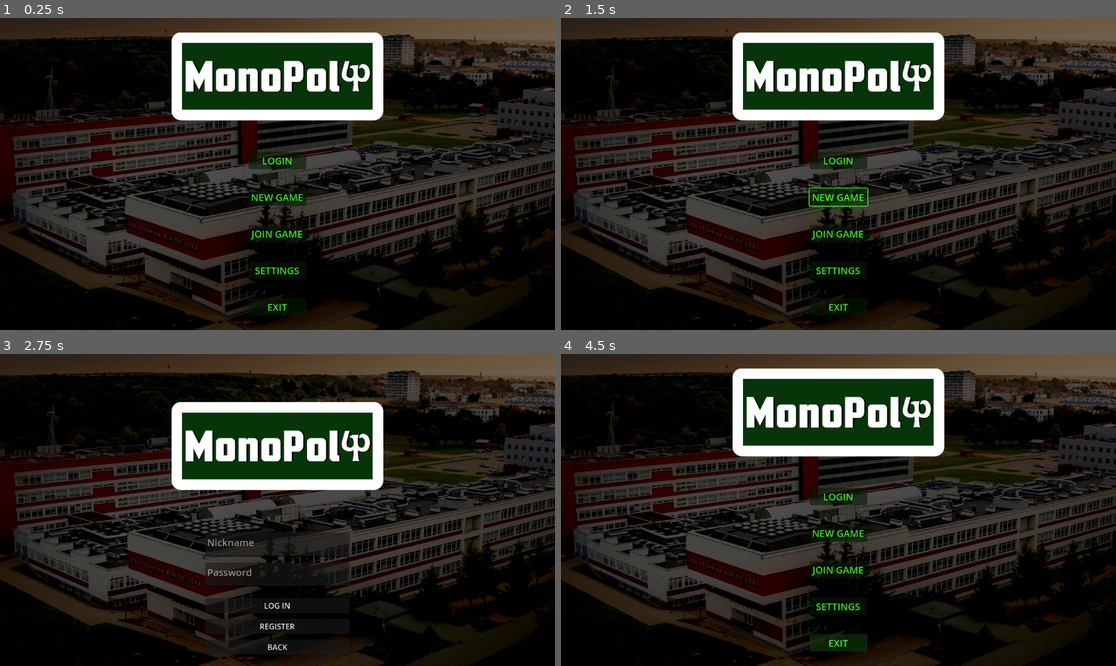
Above: before the commit, frames 1-4 (two rows, left to right).
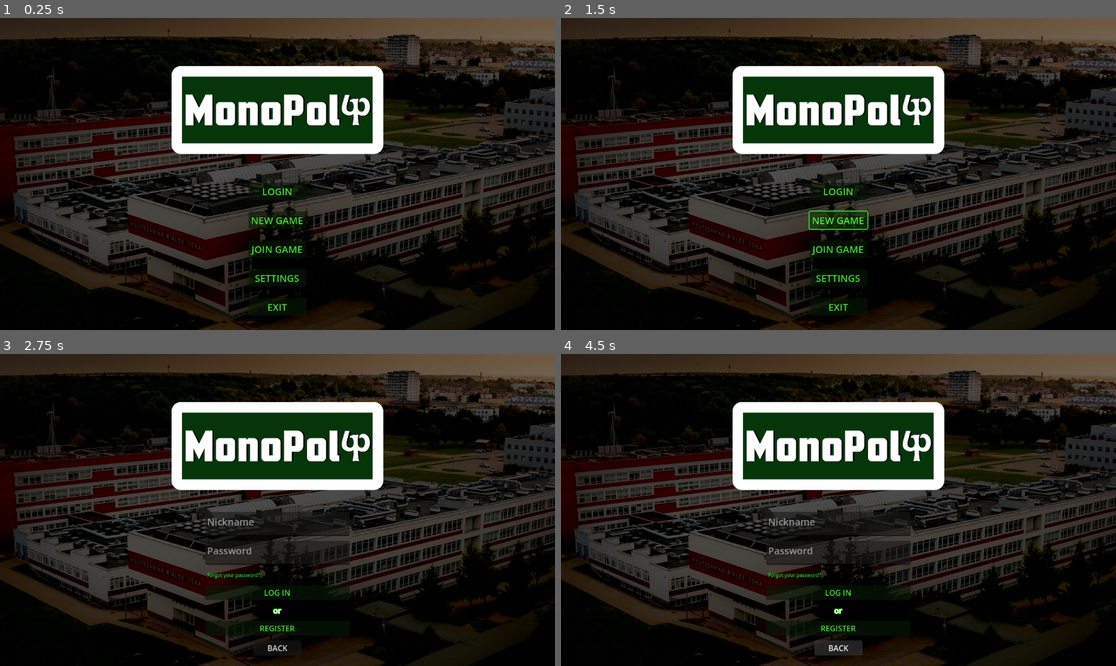
Above: after the commit, the same moments.

Repository: JakubKazimiruk46/Polyboard
Game: Godot game, scene res://scenes/main.menu/main_menu.tscn
Two runs of this game, one before a commit and one after it. Both use one fixed random seed, a clock stepped at 60 frames per second and the inputs below.
Inputs (mouse positions are in pixels of both pictures, inside the frame that each line leads up to):
- Up to frame 1 (0.25 s): no input
- Up to frame 2 (1.5 s): click "NEW GAME" at 0.5 s; click "NEW GAME" at 1.25 s
- Up to frame 3 (2.75 s): click "LOGIN" at 2 s
- Up to frame 4 (4.5 s): click (794, 575) at 2.75 s, where only the run after the commit has a clickable "Forgot your password?"; click "REGISTER" at 3.5 s; click "BACK" at 4.25 s

The runs differ from the first frame. In frame 1, 24% of the frame differs, in the area x 0-100%, y 3-100%; in frame 2, 24%; in frame 3, 1.5%; in frame 4, 25%.
Error after the commit: Invalid call. Nonexistent function 'connect' in base 'bool'. (res://scenes/new.game/new_game.gd:8)

Commit message:
Dodanie muzyki w tle, poprawienie ekranu logowania, utworzenie ekranu rejestracji, rozpoczęcie pracy nad ekranem tworzenia nowej gry

Diff:
--- a/polyboard.client/project.godot
+++ b/polyboard.client/project.godot
@@ -15,6 +15,10 @@
 config/features=PackedStringArray("4.3", "Mobile")
 config/icon="res://icon.svg"
 
+[autoload]
+
+BackgroundMusic="*res://scenes/background_music.tscn"
+
 [dotnet]
 
 project/assembly_name="PolyBoard.Client"
--- /dev/null
+++ b/polyboard.client/scenes/background_music.tscn
@@ -0,0 +1,8 @@
+[gd_scene load_steps=2 format=3 uid="uid://cdblp5vjuy7um"]
+
+[ext_resource type="AudioStream" uid="uid://bmuxfin1icol1" path="res://assets/Music/background_music.mp3" id="1_13cxp"]
+
+[node name="AudioStreamPlayer" type="AudioStreamPlayer"]
+stream = ExtResource("1_13cxp")
+volume_db = -57.327
+autoplay = true
--- a/polyboard.client/scenes/login/login.gd
+++ b/polyboard.client/scenes/login/login.gd
@@ -2,13 +2,30 @@
 extends Control
 
 @onready var back_button = $MarginContainer/HBoxContainer/VBoxContainer/back_button as Button
+@onready var register_button = $MarginContainer/HBoxContainer/VBoxContainer/register_button as Button
+@onready var register_menu = $register as Register
+@onready var margin_container = $MarginContainer as MarginContainer
 
 signal exit_login_menu
 
 func _ready():
-	back_button.button_down.connect(on_back_button_pressed)
+	handle_connecting_signals()
 	set_process(false)
+
+func on_register_pressed() -> void:
+	margin_container.visible = false
+	register_menu.set_process(true)
+	register_menu.visible = true
+
+func on_exit_register_menu() -> void:
+	margin_container.visible = true
+	register_menu.visible = false
 
 func on_back_button_pressed() -> void:
 	exit_login_menu.emit()
 	set_process(false)
+
+func handle_connecting_signals() -> void:
+	register_button.button_down.connect(on_register_pressed)
+	back_button.button_down.connect(on_back_button_pressed)
+	register_menu.exit_register_menu.connect(on_exit_register_menu)
--- a/polyboard.client/scenes/login/login.tscn
+++ b/polyboard.client/scenes/login/login.tscn
@@ -1,8 +1,13 @@
-[gd_scene load_steps=4 format=3 uid="uid://oysiwns4yqyq"]
+[gd_scene load_steps=6 format=3 uid="uid://oysiwns4yqyq"]
 
 [ext_resource type="Texture2D" uid="uid://e56daf0rtn6l" path="res://assets/images/background.jpg" id="1_03hre"]
 [ext_resource type="Script" path="res://scenes/login/login.gd" id="1_coxyq"]
 [ext_resource type="Texture2D" uid="uid://dw4jaa57o58m5" path="res://assets/images/logo.png" id="2_dck8g"]
+[ext_resource type="PackedScene" uid="uid://dfrtt3my526sn" path="res://scenes/register/register.tscn" id="4_wang7"]
+
+[sub_resource type="LabelSettings" id="LabelSettings_a7ssf"]
+outline_size = 5
+outline_color = Color(0.294118, 1, 0.2, 1)
 
 [node name="login" type="Control"]
 layout_mode = 3
@@ -44,20 +49,13 @@
 theme_override_constants/margin_bottom = 12
 metadata/_edit_use_anchors_ = true
 
-[node name="HBoxContainer2" type="HBoxContainer" parent="MarginContainer"]
-layout_mode = 2
-
-[node name="VBoxContainer" type="VBoxContainer" parent="MarginContainer/HBoxContainer2"]
-layout_mode = 2
-size_flags_vertical = 0
-
 [node name="HBoxContainer" type="HBoxContainer" parent="MarginContainer"]
 layout_mode = 2
 alignment = 1
 
 [node name="VBoxContainer" type="VBoxContainer" parent="MarginContainer/HBoxContainer"]
 layout_mode = 2
-theme_override_constants/separation = 12
+theme_override_constants/separation = 10
 alignment = 2
 
 [node name="nickname_input" type="TextEdit" parent="MarginContainer/HBoxContainer/VBoxContainer"]
@@ -74,15 +72,31 @@
 theme_override_font_sizes/font_size = 20
 placeholder_text = "Password"
 
-[node name="Separator" type="Control" parent="MarginContainer/HBoxContainer/VBoxContainer"]
+[node name="forgot_password" type="Button" parent="MarginContainer/HBoxContainer/VBoxContainer"]
+modulate = Color(0, 1, 0.233333, 1)
+custom_minimum_size = Vector2(100, 0)
 layout_mode = 2
+size_flags_horizontal = 0
+size_flags_vertical = 0
+theme_override_font_sizes/font_size = 10
+text = "Forgot your password?"
+flat = true
+alignment = 0
 
 [node name="login_button" type="Button" parent="MarginContainer/HBoxContainer/VBoxContainer"]
+modulate = Color(0.294118, 1, 0.2, 1)
 custom_minimum_size = Vector2(100, 0)
 layout_mode = 2
 text = "LOG IN"
 
+[node name="Label" type="Label" parent="MarginContainer/HBoxContainer/VBoxContainer"]
+layout_mode = 2
+text = "or"
+label_settings = SubResource("LabelSettings_a7ssf")
+horizontal_alignment = 1
+
 [node name="register_button" type="Button" parent="MarginContainer/HBoxContainer/VBoxContainer"]
+modulate = Color(0.294118, 1, 0.2, 1)
 custom_minimum_size = Vector2(100, 0)
 layout_mode = 2
 text = "REGISTER"
@@ -90,7 +104,12 @@
 [node name="back_button" type="Button" parent="MarginContainer/HBoxContainer/VBoxContainer"]
 custom_minimum_size = Vector2(100, 0)
 layout_mode = 2
+size_flags_horizontal = 4
 text = "BACK"
 
 [node name="Separator2" type="Control" parent="MarginContainer/HBoxContainer/VBoxContainer"]
 layout_mode = 2
+
+[node name="register" parent="." instance=ExtResource("4_wang7")]
+visible = false
+layout_mode = 1
--- a/polyboard.client/scenes/main.menu/main_menu.tscn
+++ b/polyboard.client/scenes/main.menu/main_menu.tscn
@@ -1,9 +1,10 @@
-[gd_scene load_steps=10 format=3 uid="uid://bggyt1jlrmlak"]
+[gd_scene load_steps=11 format=3 uid="uid://bggyt1jlrmlak"]
 
 [ext_resource type="Script" path="res://scenes/main.menu/main_menu.gd" id="1_gmssk"]
 [ext_resource type="Texture2D" uid="uid://e56daf0rtn6l" path="res://assets/images/background.jpg" id="1_rlbls"]
 [ext_resource type="Texture2D" uid="uid://dw4jaa57o58m5" path="res://assets/images/logo.png" id="2_rf33w"]
 [ext_resource type="PackedScene" uid="uid://oysiwns4yqyq" path="res://scenes/login/login.tscn" id="4_yflvy"]
+[ext_resource type="PackedScene" uid="uid://csa6usilxq2w1" path="res://scenes/new.game/new_game.tscn" id="5_b6k4j"]
 
 [sub_resource type="SystemFont" id="SystemFont_0607m"]
 font_names = PackedStringArray("Impact")
@@ -37,13 +38,8 @@
 anchors_preset = 15
 anchor_right = 1.0
 anchor_bottom = 1.0
-offset_left = -174.0
-offset_top = -176.0
-offset_right = 174.0
-offset_bottom = 176.0
 grow_horizontal = 2
 grow_vertical = 2
-scale = Vector2(0.988963, 1)
 texture = ExtResource("1_rlbls")
 
 [node name="MarginContainer" type="MarginContainer" parent="."]
@@ -54,13 +50,13 @@
 grow_horizontal = 2
 grow_vertical = 2
 theme_override_constants/margin_left = 30
-theme_override_constants/margin_top = 30
+theme_override_constants/margin_top = 100
 theme_override_constants/margin_right = 30
 theme_override_constants/margin_bottom = 30
-metadata/_edit_use_anchors_ = true
 
 [node name="VBoxContainer" type="VBoxContainer" parent="MarginContainer"]
 layout_mode = 2
+size_flags_horizontal = 4
 size_flags_vertical = 0
 theme_override_constants/separation = 60
 
@@ -76,7 +72,7 @@
 
 [node name="VBoxContainer" type="VBoxContainer" parent="MarginContainer/HBoxContainer"]
 layout_mode = 2
-theme_override_constants/separation = 20
+theme_override_constants/separation = 12
 alignment = 2
 
 [node name="login_button" type="Button" parent="MarginContainer/HBoxContainer/VBoxContainer"]
@@ -136,3 +132,7 @@
 [node name="login" parent="." instance=ExtResource("4_yflvy")]
 visible = false
 layout_mode = 1
+
+[node name="Control" parent="." instance=ExtResource("5_b6k4j")]
+visible = false
+layout_mode = 1
--- /dev/null
+++ b/polyboard.client/scenes/new.game/new_game.gd
@@ -0,0 +1,17 @@
+class_name NewGame
+extends Control
+
+@onready var public_checkbox =  $MarginContainer/HBoxContainer/VBoxContainer/HBoxContainer/public_checkbox as Button
+@onready var private_checkbox = $MarginContainer/HBoxContainer/VBoxContainer/HBoxContainer/private_checkbox as Button
+
+func _ready():
+	public_checkbox.button_pressed.connect(on_public_checkbox_pressed)
+	public_checkbox.button_pressed.connect(on_private_checkbox_pressed)
+
+func on_public_checkbox_pressed(checked):
+	if checked:
+		private_checkbox.set_checked(false)
+
+func on_private_checkbox_pressed(checked):
+	if checked:
+		public_checkbox.set_checked(false)
--- /dev/null
+++ b/polyboard.client/scenes/new.game/new_game.tscn
@@ -0,0 +1,103 @@
+[gd_scene load_steps=5 format=3 uid="uid://csa6usilxq2w1"]
+
+[ext_resource type="Texture2D" uid="uid://e56daf0rtn6l" path="res://assets/images/background.jpg" id="1_ra2kx"]
+[ext_resource type="Script" path="res://scenes/new.game/new_game.gd" id="1_twkho"]
+
+[sub_resource type="GDScript" id="GDScript_1mc1u"]
+script/source = "extends TextureRect
+
+
+# Called when the node enters the scene tree for the first time.
+func _ready() -> void:
+	pass # Replace with function body.
+
+
+# Called every frame. 'delta' is the elapsed time since the previous frame.
+func _process(delta: float) -> void:
+	pass
+"
+
+[sub_resource type="SystemFont" id="SystemFont_cdubw"]
+font_names = PackedStringArray("Cursive")
+subpixel_positioning = 0
+
+[node name="Control" type="Control"]
+layout_mode = 3
+anchors_preset = 15
+anchor_right = 1.0
+anchor_bottom = 1.0
+grow_horizontal = 2
+grow_vertical = 2
+script = ExtResource("1_twkho")
+
+[node name="TextureRect" type="TextureRect" parent="."]
+layout_mode = 1
+anchors_preset = 15
+anchor_right = 1.0
+anchor_bottom = 1.0
+grow_horizontal = 2
+grow_vertical = 2
+texture = ExtResource("1_ra2kx")
+script = SubResource("GDScript_1mc1u")
+
+[node name="MarginContainer" type="MarginContainer" parent="."]
+layout_mode = 1
+anchors_preset = 15
+anchor_right = 1.0
+anchor_bottom = 1.0
+grow_horizontal = 2
+grow_vertical = 2
+theme_override_constants/margin_left = 12
+theme_override_constants/margin_top = 100
+theme_override_constants/margin_right = 12
+theme_override_constants/margin_bottom = 12
+
+[node name="HBoxContainer" type="HBoxContainer" parent="MarginContainer"]
+layout_mode = 2
+alignment = 1
+
+[node name="VBoxContainer" type="VBoxContainer" parent="MarginContainer/HBoxContainer"]
+layout_mode = 2
+theme_override_constants/separation = 20
+
+[node name="Label" type="Label" parent="MarginContainer/HBoxContainer/VBoxContainer"]
+layout_mode = 2
+theme_override_fonts/font = SubResource("SystemFont_cdubw")
+theme_override_font_sizes/font_size = 75
+text = "CREATE LOBBY"
+
+[node name="Control" type="Control" parent="MarginContainer/HBoxContainer/VBoxContainer"]
+layout_mode = 2
+
+[node name="HBoxContainer" type="HBoxContainer" parent="MarginContainer/HBoxContainer/VBoxContainer"]
+layout_mode = 2
+theme_override_constants/separation = 50
+alignment = 1
+
+[node name="public_checkbox" type="CheckBox" parent="MarginContainer/HBoxContainer/VBoxContainer/HBoxContainer"]
+layout_mode = 2
+size_flags_horizontal = 0
+text = "Public"
+icon_alignment = 1
+
+[node name="private_checkbox" type="CheckBox" parent="MarginContainer/HBoxContainer/VBoxContainer/HBoxContainer"]
+use_parent_material = true
+layout_mode = 2
+size_flags_horizontal = 0
+text = "Private"
+icon_alignment = 1
+
+[node name="VBoxContainer" type="VBoxContainer" parent="MarginContainer/HBoxContainer/VBoxContainer"]
+layout_mode = 2
+
+[node name="TextEdit" type="TextEdit" parent="MarginContainer/HBoxContainer/VBoxContainer/VBoxContainer"]
+custom_minimum_size = Vector2(0, 50)
+layout_mode = 2
+size_flags_vertical = 0
+placeholder_text = "Lobby name"
+
+[node name="TextEdit2" type="TextEdit" parent="MarginContainer/HBoxContainer/VBoxContainer/VBoxContainer"]
+custom_minimum_size = Vector2(0, 50)
+layout_mode = 2
+size_flags_vertical = 4
+placeholder_text = "Password"
--- /dev/null
+++ b/polyboard.client/scenes/register/register.gd
@@ -0,0 +1,14 @@
+class_name Register
+extends Control
+
+@onready var back_button = $MarginContainer/HBoxContainer/VBoxContainer/back_button as Button
+
+signal exit_register_menu
+
+func _ready():
+	back_button.button_down.connect(on_back_button_pressed)
+	set_process(false)
+
+func on_back_button_pressed() -> void:
+	exit_register_menu.emit()
+	set_process(false)
--- /dev/null
+++ b/polyboard.client/scenes/register/register.tscn
@@ -0,0 +1,87 @@
+[gd_scene load_steps=4 format=3 uid="uid://dfrtt3my526sn"]
+
+[ext_resource type="Script" path="res://scenes/register/register.gd" id="1_5xa4g"]
+[ext_resource type="Texture2D" uid="uid://e56daf0rtn6l" path="res://assets/images/background.jpg" id="1_sn7k2"]
+[ext_resource type="Texture2D" uid="uid://dw4jaa57o58m5" path="res://assets/images/logo.png" id="2_2qdbv"]
+
+[node name="Control" type="Control"]
+layout_mode = 3
+anchors_preset = 15
+anchor_right = 1.0
+anchor_bottom = 1.0
+grow_horizontal = 2
+grow_vertical = 2
+script = ExtResource("1_5xa4g")
+
+[node name="TextureRect" type="TextureRect" parent="."]
+layout_mode = 1
+anchors_preset = 15
+anchor_right = 1.0
+anchor_bottom = 1.0
+grow_horizontal = 2
+grow_vertical = 2
+texture = ExtResource("1_sn7k2")
+
+[node name="MarginContainer" type="MarginContainer" parent="."]
+layout_mode = 1
+anchors_preset = 15
+anchor_right = 1.0
+anchor_bottom = 1.0
+grow_horizontal = 2
+grow_vertical = 2
+theme_override_constants/margin_left = 12
+theme_override_constants/margin_top = 100
+theme_override_constants/margin_right = 12
+theme_override_constants/margin_bottom = 12
+
+[node name="TextureRect2" type="TextureRect" parent="MarginContainer"]
+layout_mode = 2
+size_flags_horizontal = 4
+size_flags_vertical = 0
+localize_numeral_system = false
+texture = ExtResource("2_2qdbv")
+
+[node name="HBoxContainer" type="HBoxContainer" parent="MarginContainer"]
+layout_mode = 2
+alignment = 1
+
+[node name="VBoxContainer" type="VBoxContainer" parent="MarginContainer/HBoxContainer"]
+layout_mode = 2
+theme_override_constants/separation = 12
+alignment = 2
+
+[node name="email_input" type="TextEdit" parent="MarginContainer/HBoxContainer/VBoxContainer"]
+custom_minimum_size = Vector2(300, 50)
+layout_mode = 2
+theme_override_font_sizes/font_size = 20
+placeholder_text = "@Email"
+
+[node name="password_input" type="TextEdit" parent="MarginContainer/HBoxContainer/VBoxContainer"]
+custom_minimum_size = Vector2(300, 50)
+layout_mode = 2
+theme_override_font_sizes/font_size = 20
+placeholder_text = "Password"
+
+[node name="confirm_password_input" type="TextEdit" parent="MarginContainer/HBoxContainer/VBoxContainer"]
+custom_minimum_size = Vector2(300, 50)
+layout_mode = 2
+theme_override_font_sizes/font_size = 20
+placeholder_text = "Confirm password"
+
+[node name="Control" type="Control" parent="MarginContainer/HBoxContainer/VBoxContainer"]
+layout_mode = 2
+
+[node name="register_button" type="Button" parent="MarginContainer/HBoxContainer/VBoxContainer"]
+modulate = Color(0.294118, 1, 0.2, 1)
+custom_minimum_size = Vector2(100, 0)
+layout_mode = 2
+text = "REGISTER"
+
+[node name="back_button" type="Button" parent="MarginContainer/HBoxContainer/VBoxContainer"]
+custom_minimum_size = Vector2(100, 0)
+layout_mode = 2
+size_flags_horizontal = 4
+text = "BACK"
+
+[node name="Separator2" type="Control" parent="MarginContainer/HBoxContainer/VBoxContainer"]
+layout_mode = 2
Not shown, added: polyboard.client/assets/Music/background_music.mp3.import
Not shown, added: polyboard.client/assets/Music/background_music.mp3
